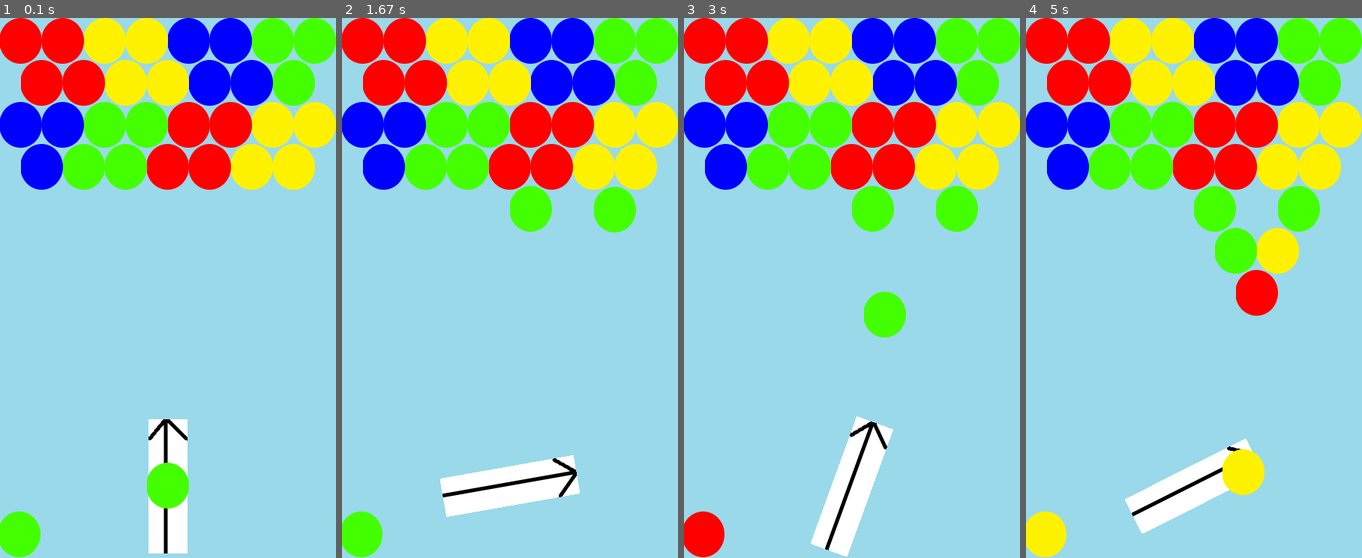
Above: before the commit, frames 1-4 (left to right).
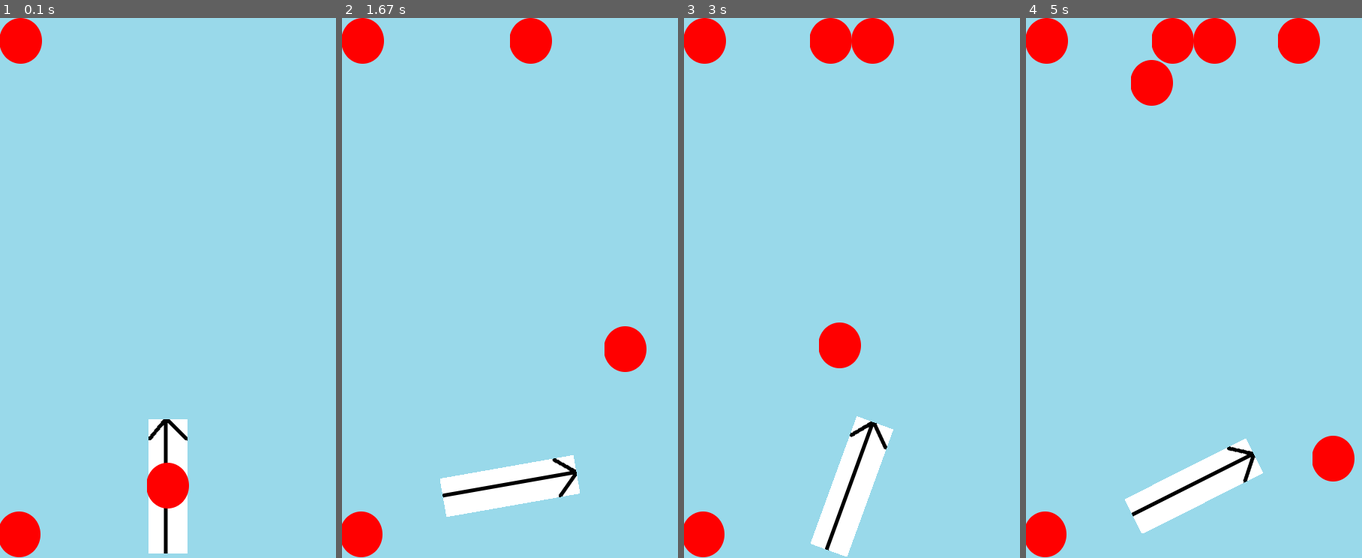
Above: after the commit, the same moments.

Repository: baehunsang/Python_ex
Game: pygame game, started from pygame/frame.py
Same seed, same stepped clock (60 frames per second), same inputs: the game is played once before the commit and once after it.
Inputs:
- Up to frame 1 (0.1 s): no input
- Up to frame 2 (1.67 s): tap Space at 0.33, 0.73, 1.03, 1.23, 1.53 s; hold Right 0.67-1.13 s; hold Right 1.17-1.63 s
- Up to frame 3 (3 s): hold Left 1.67-2.2 s; tap Space at 1.73, 2.03, 2.3, 2.6, 2.73 s; hold Left 2.23-2.63 s; hold Right from 2.67 s (still down)
- Up to frame 4 (5 s): tap Space at 3.03, 3.4, 3.7, 3.9, 4.2, 4.4, 4.7, 4.9 s; release Right at 3.3 s; hold Left 3.33-3.8 s; hold Right 3.83-4.3 s; hold Right 4.33-4.8 s; hold Left from 4.83 s (still down)

The runs differ from the first frame. In frame 1, 27% of the frame differs, in the area x 0-100%, y 0-100%; in frame 2, 28%; in frame 3, 28%; in frame 4, 32%.

Commit message:
16. Implement roof collision

Diff:
--- a/pygame/frame.py
+++ b/pygame/frame.py
@@ -134,7 +134,7 @@
             self.set_angle(180 - self.angle)
 
     def is_movement_end(self):
-        return self.rect.bottom < 0
+        return self.rect.top < 0
 
 class Map:
     def __init__(self) -> None:
@@ -142,13 +142,29 @@
         self.colors = []
 
     def setup(self):
+        # self.map = [
+        #     # '/' 는 bubble이 들어갈 수 없는 곳
+        #     # '.' 은 빈칸
+        #     list("RRYYBBGG"),
+        #     list("RRYYBBG/"),
+        #     list("BBGGRRYY"),
+        #     list("BGGRRYY/"),
+        #     list("........"),
+        #     list("......./"),
+        #     list("........"),
+        #     list("......./"),
+        #     list("........"),
+        #     list("......./"),
+        #     list("........")
+        # ]
+
         self.map = [
             # '/' 는 bubble이 들어갈 수 없는 곳
             # '.' 은 빈칸
-            list("RRYYBBGG"),
-            list("RRYYBBG/"),
-            list("BBGGRRYY"),
-            list("BGGRRYY/"),
+            list("R......."),
+            list("......./"),
+            list("........"),
+            list("......./"),
             list("........"),
             list("......./"),
             list("........"),
@@ -262,8 +278,6 @@
             self.draw_current_bubble()
             self.draw_next_bubble()
 
-            if self.current_bubble.is_movement_end():
-                self.delete_current_bubble()
 
             pygame.display.update()
 
@@ -357,9 +371,10 @@
     def collision_manage(self):
         if self.fire:
             hit_bubble = pygame.sprite.spritecollideany(self.current_bubble, self.bubbles.get_bubble_group(), pygame.sprite.collide_mask)
-            if hit_bubble:
+            if hit_bubble or self.current_bubble.is_movement_end():
                 row_idx, col_idx = self.get_map_index(*self.current_bubble.rect.center)
                 self.place_bubble(row_idx, col_idx)
+
 
     def get_map_index(self, x, y):
         row_idx = y // CELL_SIZE
